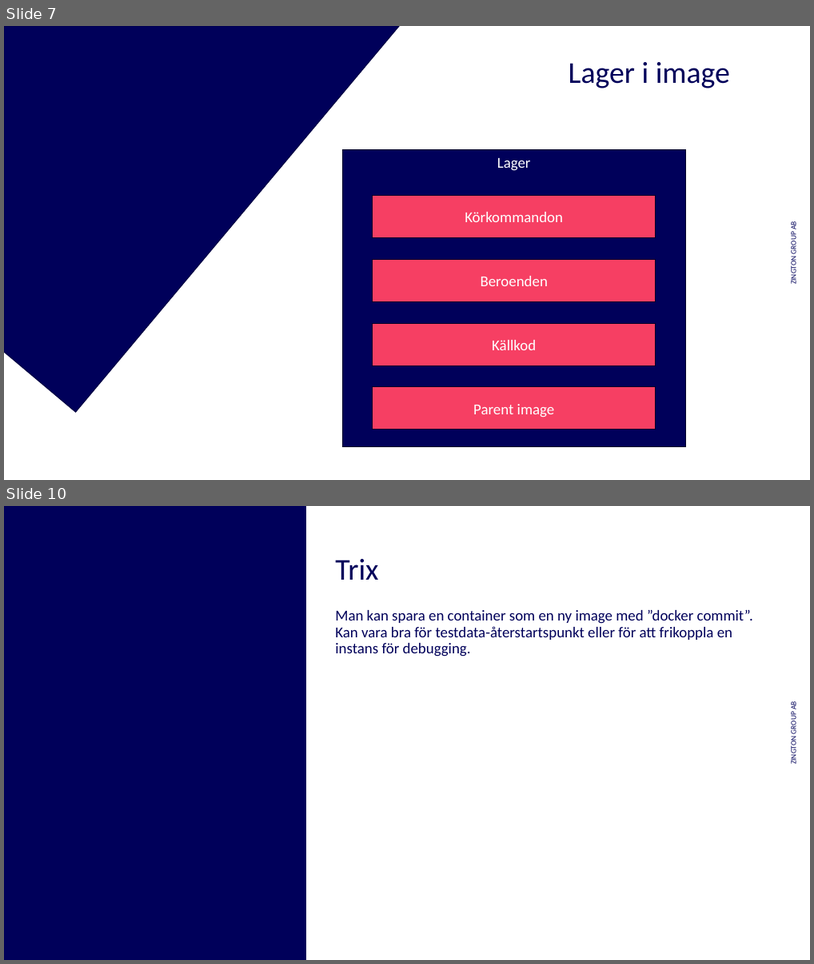
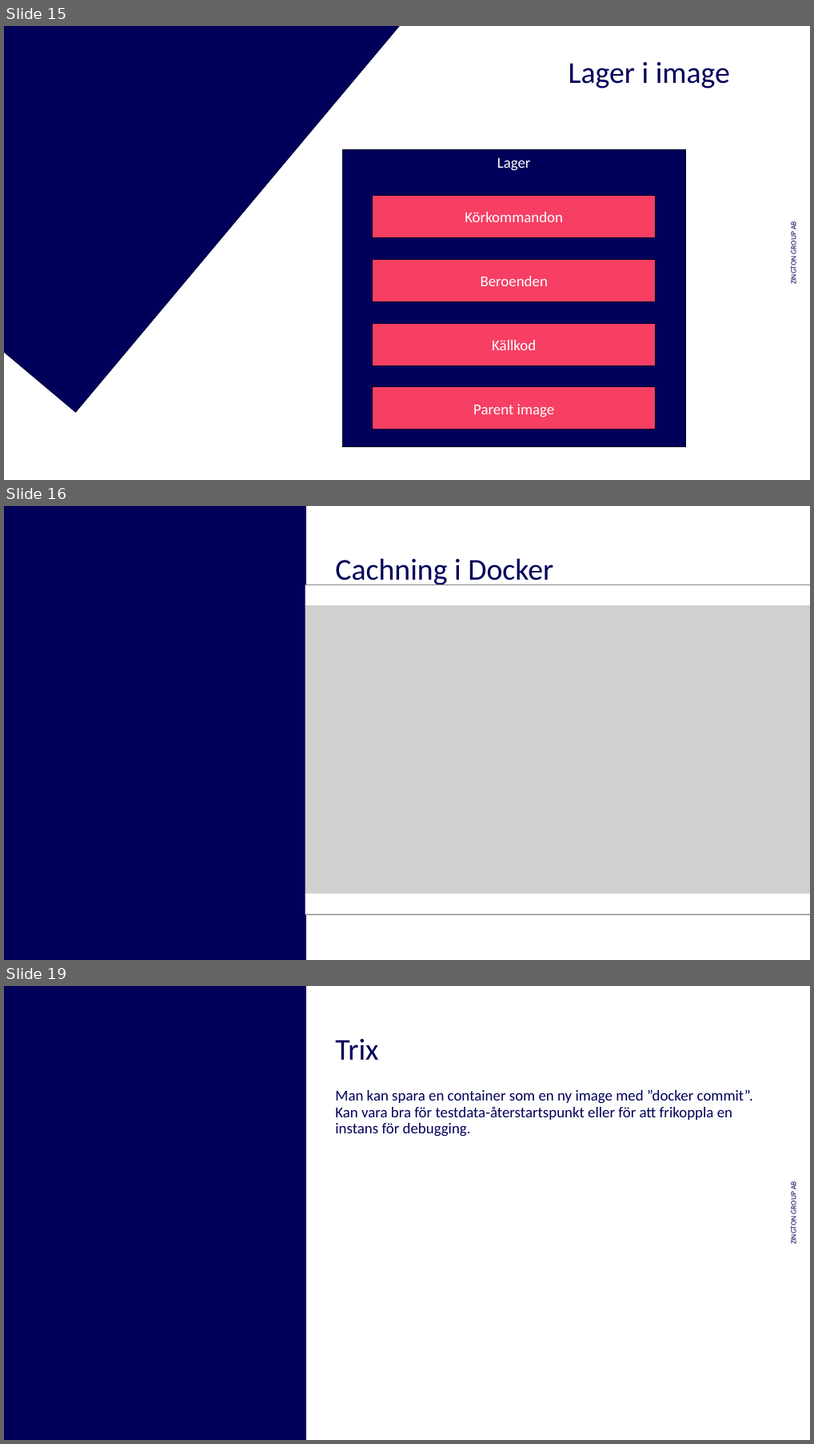
Before and after one commit to kejsardamberg/docker-hackaton, a slide deck: res/DevOps_hackaton.pptx. Shown one above the other, each under a label of ours: slides 7 and 10 before the commit, slides 15, 16 and 19 after it; the slides between them are not shown. The pictures are 814x964 and 814x1444 pixels, drawn with LibreOffice and Linux fonts; fonts in the diff are those of the drawing; grey boxes stand for pictures; background and template pictures are left out. Boxes give left, top, right and bottom in pixels: in the first picture for what was removed or moved away, otherwise in the second. Text is boxed around its words. In the diff, an @@ line names an element or a change of style, - is before the commit and + after.

```diff
--- a/res/DevOps_hackaton.pptx
+++ b/res/DevOps_hackaton.pptx
@@ slide 16 added at (x1=4, y1=506, x2=810, y2=960), background #FFFFFF; not listed: 1 template element that a slide beside it also shows @@
@@ rectangle added at (x1=4, y1=506, x2=306, y2=960), fill #00005A @@
@@ title added at (x1=335, y1=558, x2=554, y2=585), 36 pt, text #00005A @@
+Cachning i Docker
@@ picture added at (x1=12, y1=584, x2=810, y2=914) @@
@@ rectangle added at (x1=301, y1=584, x2=810, y2=604), fill #FFFFFF @@
@@ rectangle added at (x1=301, y1=893, x2=810, y2=913), fill #FFFFFF @@
@@ what was slide 7 is now slide 15 @@
@@ what was slide 10 is now slide 19 @@
```
Also in this commit, not shown: 4 slides changed, 10 other slides added, 1 slide removed, 4 other files.
